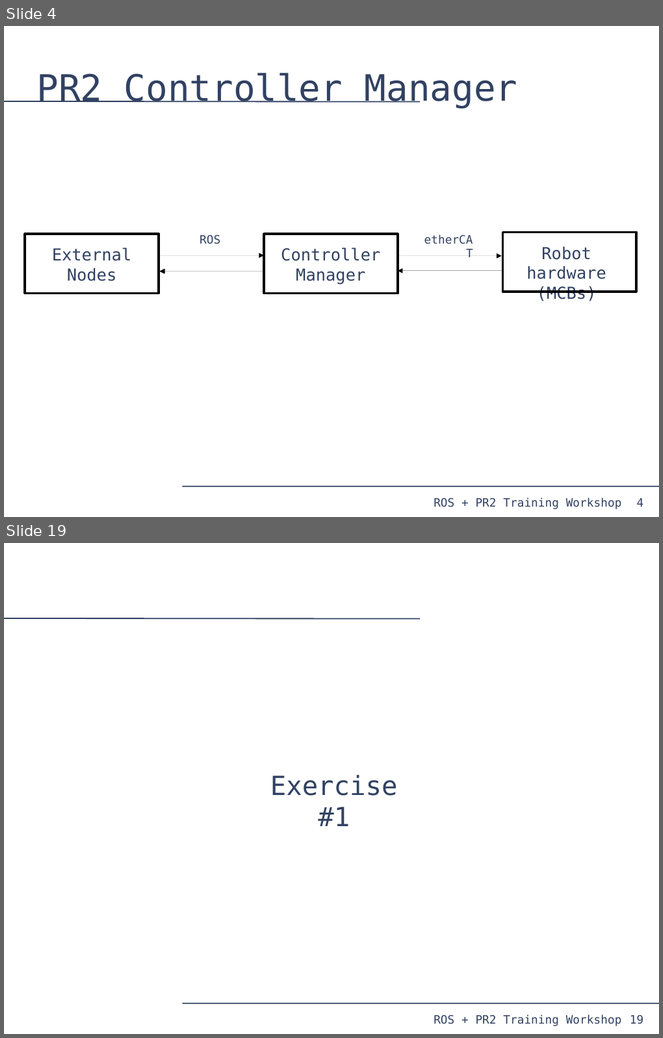
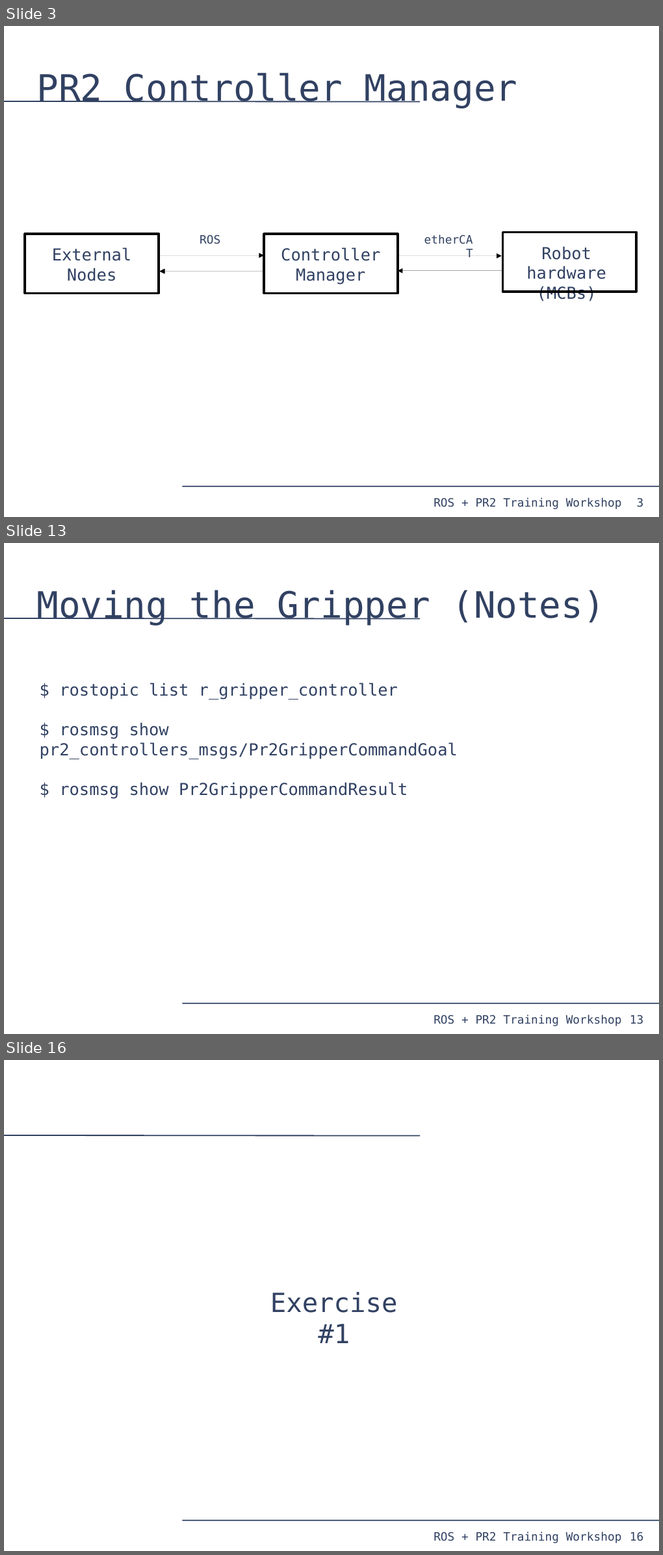
Before and after one commit to PR2/pr2_docs, a slide deck: pr2_training_workshop/moving_mechanism/slides.odp. Shown one above the other, each under a label of ours: slides 4 and 19 before the commit, slides 3, 13 and 16 after it; the slides between them are not shown. The pictures are 663x1038 and 663x1555 pixels, drawn with LibreOffice and Linux fonts; fonts in the diff are those of the drawing. Boxes give left, top, right and bottom in pixels: in the first picture for what was removed or moved away, otherwise in the second. Text is boxed around its words. In the diff, an @@ line names an element or a change of style, - is before the commit and + after.

Commit message:
Presentation stripped to be a demonstration, finished up to trajectory/arm control.

```diff
--- a/pr2_training_workshop/moving_mechanism/slides.odp
+++ b/pr2_training_workshop/moving_mechanism/slides.odp
@@ slide 13 added at box(4, 543, 659, 1034), background #FFFFFF; not listed: 4 template elements that a slide beside it also shows @@
@@ title added at box(36, 590, 605, 626), 44 pt, text #314162 @@
+Moving the Gripper (Notes)
@@ text added at box(40, 683, 458, 799), 20 pt, text #314162 @@
+$ rostopic list r_gripper_controller
+$ rosmsg show pr2_controllers_msgs/Pr2GripperCommandGoal
+$ rosmsg show Pr2GripperCommandResult
@@ what was slide 4 is now slide 3 @@
@@ page number at box(637, 499, 644, 508): text changed @@
-4
+3
@@ what was slide 19 is now slide 16 @@
@@ page number at box(630, 1533, 644, 1542): text changed @@
-19
+16
```
Also in this commit, not shown: 1 slide changed, 11 other slides added, 14 slides removed, 7 other files.
